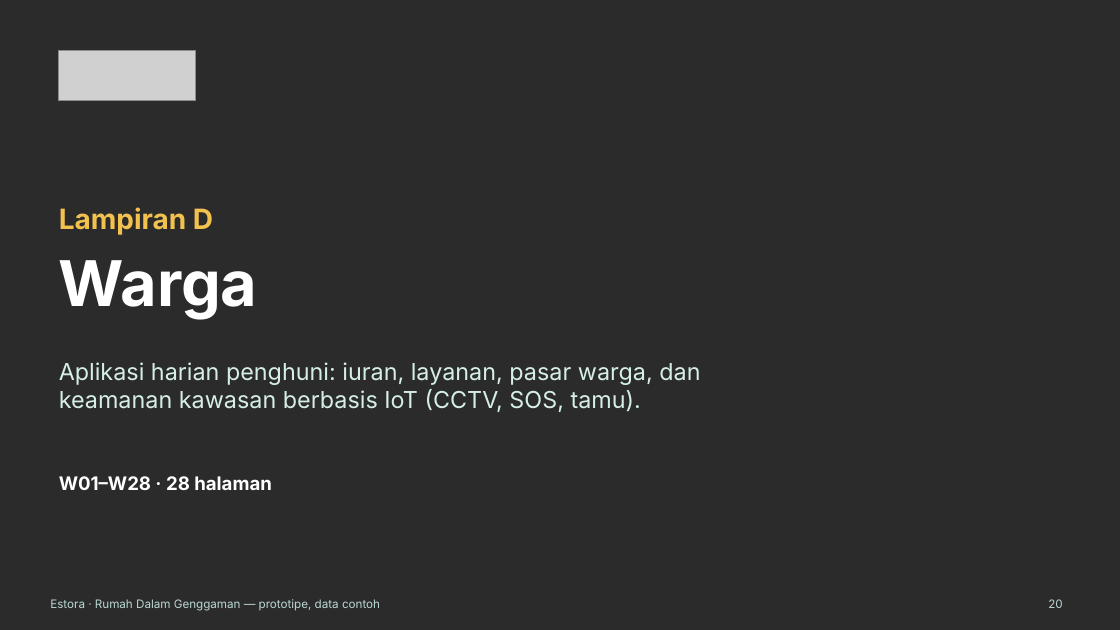
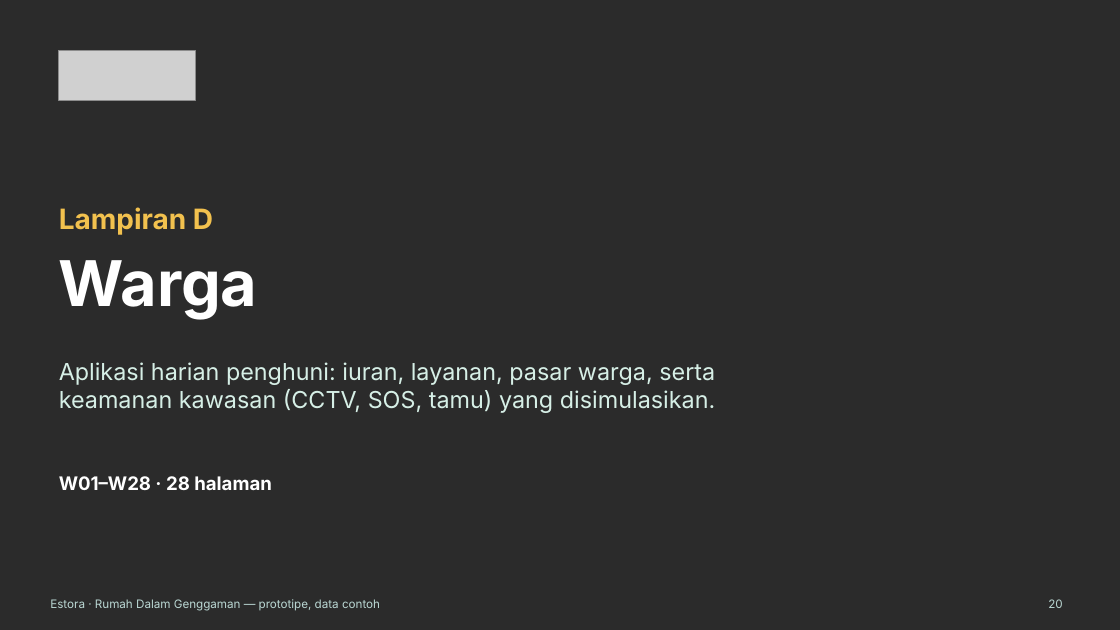
Before and after one commit to pandeyoga/dadada, a slide deck: slide 20 of reports/Estora pitch deck + lampiran prototipe.pptx. Drawn at 1120x630 pixels with LibreOffice and Linux fonts; fonts in the diff are those of the drawing; grey boxes stand for pictures; background and template pictures are left out; a plain dark background stands for a picture behind light text. Boxes give left, top, right and bottom in pixels: in the first picture for what was removed or moved away, otherwise in the second. Text is boxed around its words. In the diff, an @@ line names an element or a change of style, - is before the commit and + after.

```diff
--- a/reports/Estora pitch deck + lampiran prototipe.pptx
+++ b/reports/Estora pitch deck + lampiran prototipe.pptx
@@ text at bbox=[59, 362, 715, 413]: text changed @@
-Aplikasi harian penghuni: iuran, layanan, pasar warga, dan keamanan kawasan berbasis IoT (CCTV, SOS, tamu).
+Aplikasi harian penghuni: iuran, layanan, pasar warga, serta keamanan kawasan (CCTV, SOS, tamu) yang disimulasikan.
```
Also in this commit, not shown: 32 other slides changed, 3 other files.
